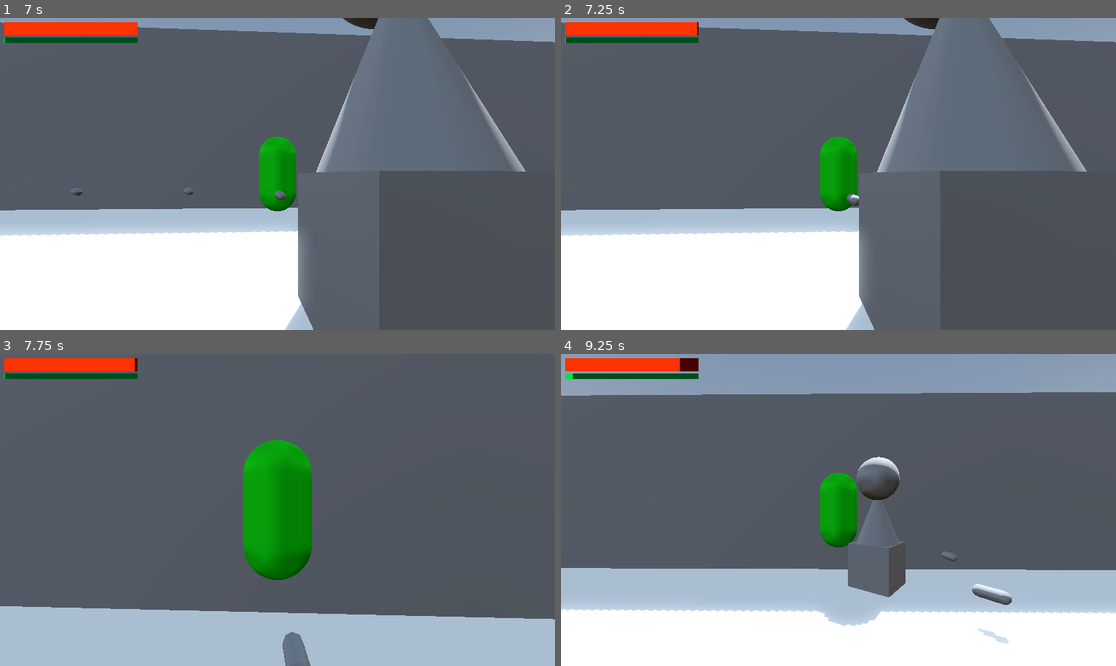
Above: before the commit, frames 1-4 (two rows, left to right).
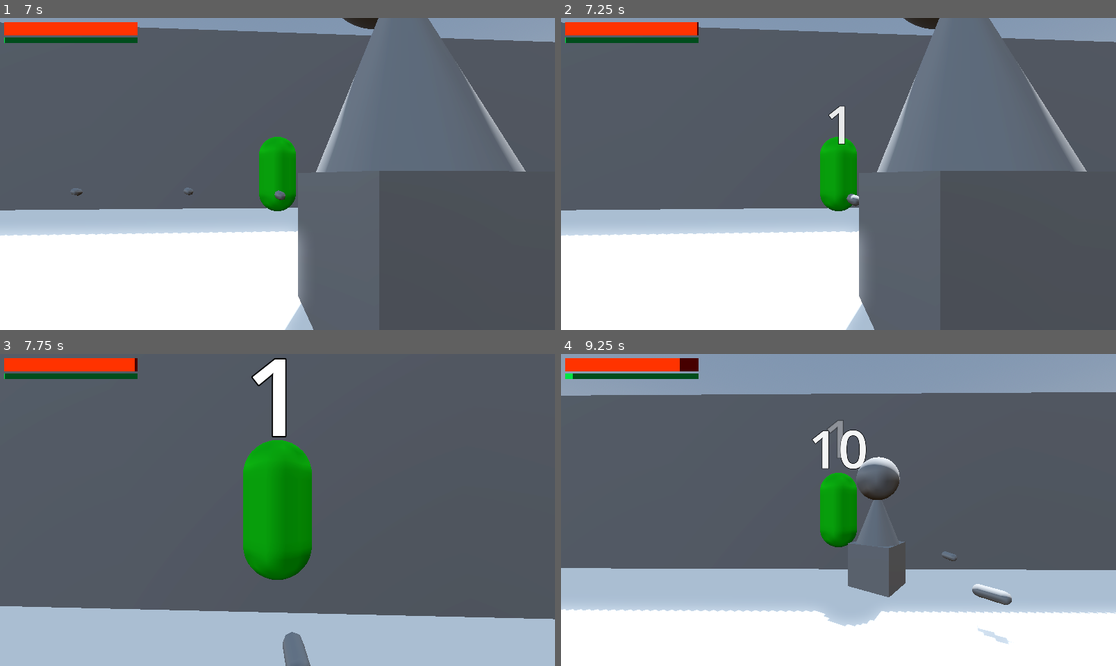
Above: after the commit, the same moments.

Repository: TylerPederson/effort
Game: Godot game, scene res://Spikes/sandbox_level_spikes.tscn
Same seed, same stepped clock (60 frames per second), same inputs: the game is played once before the commit and once after it. This scene is started directly instead of the project's main scene.
Inputs (mouse positions are in pixels of both pictures, inside the frame that each line leads up to):
- Up to frame 1 (7 s): tap Enter (ui_accept) at 0.5 s; move the mouse to (305, 174) at 0.52 s; hold Right mouse button (combat_alternative) 0.53-1.28 s; hold W (move_forward) 0.53-5.78 s; tap Space (move_jump) at 0.77, 1.52, 3.02, 3.77, 4.52, 6.02, 6.77 s; move the mouse to (249, 174) at 1.27 s; click (249, 174) at 1.35 s; move the mouse to (288, 167) at 2.02 s; hold Shift (move_sprint) 2.03-2.78 s; move the mouse to (271, 180) at 2.77 s; right-click (271, 180) at 2.85 s; move the mouse to (316, 177) at 3.52 s; press the mouse at (316, 177) at 3.53 s; move the mouse to (233, 170) at 4.27 s; release the mouse at (233, 170) at 4.28 s; tap Shift (move_sprint) at 4.35 s; move the mouse to (283, 174) at 5.02 s; hold Right mouse button (combat_alternative) 5.03-5.78 s; move the mouse to (255, 167) at 5.77 s; hold D (move_right) 5.78-6.53 s; click (255, 167) at 5.85 s; move the mouse to (305, 174) at 6.52 s; hold W (move_forward) from 6.53 s (still down); hold Shift (move_sprint) from 6.53 s (still down)
- Up to frame 2 (7.25 s): keep holding W (move_forward); keep holding Shift (move_sprint)
- Up to frame 3 (7.75 s): keep holding W (move_forward); move the mouse to (249, 510) at 7.27 s; release Shift (move_sprint) at 7.28 s; right-click (249, 510) at 7.35 s; tap Space (move_jump) at 7.52 s
- Up to frame 4 (9.25 s): move the mouse to (849, 503) at 8.02 s; press the mouse at (849, 503) at 8.03 s; move the mouse to (832, 516) at 8.77 s; release W (move_forward) at 8.78 s; release the mouse at (832, 516) at 8.78 s; hold A (move_left) from 8.78 s (still down); tap Shift (move_sprint) at 8.85 s; tap Space (move_jump) at 9.02 s

Frame 1 is identical in both runs. In frame 2, 0.2% of the frame differs, in the area x 48-52%, y 28-41%; in frame 3, 0.9%, in the area x 45-52%, y 1-27%; in frame 4, 0.7%.

Commit message:
Add marker3d to player and enemyt
Now when the player and enemies take damage, they will display damage numbers

Diff:
--- a/Enemy/enemy.tscn
+++ b/Enemy/enemy.tscn
@@ -79,6 +79,9 @@
 transform = Transform3D(1, 0, 0, 0, 1, 0, 0, 0, 1, 0, 1.5, 0)
 shape = SubResource("CapsuleShape3D_m6jha")
 
+[node name="Marker3D" type="Marker3D" parent="."]
+transform = Transform3D(1, 0, 0, 0, 1, 0, 0, 0, 1, -0.4197489, 2.1441524, -0.6601864)
+
 [connection signal="death" from="HealthComponent" to="." method="_on_health_component_death"]
 [connection signal="body_entered" from="Area3D" to="." method="_on_area_3d_body_entered"]
 [connection signal="body_exited" from="Area3D" to="." method="_on_area_3d_body_exited"]
--- a/action_player.tscn
+++ b/action_player.tscn
@@ -41,7 +41,6 @@
 spring_length = 5.5
 
 [node name="Camera3D" type="Camera3D" parent="SpringArm3D"]
-transform = Transform3D(1, 0, 0, 0, 1, 0, 0, 0, 1, 0, 0, 0)
 
 [node name="HorizontalPivot" type="Node3D" parent="."]
 
@@ -78,6 +77,9 @@
 script = ExtResource("10_rhe7v")
 metadata/_custom_type_script = "uid://cntmhak4bdieh"
 
+[node name="Marker3D" type="Marker3D" parent="."]
+transform = Transform3D(1, 0, 0, 0, 1, 0, 0, 0, 1, 0, 0.9088831, 0.6025256)
+
 [connection signal="perform_attack" from="." to="Attack_Component" method="_on_attack_action"]
 [connection signal="health_change" from="Health_Component" to="Basic_HUD" method="_on_health_component_health_change"]
 [connection signal="stamina_change" from="Stamina_Component" to="Basic_HUD" method="_on_stamina_component_stamina_change"]
--- a/stats-and-combat/Components/health_component.gd
+++ b/stats-and-combat/Components/health_component.gd
@@ -44,7 +44,7 @@
 
 	current_hp -= damage
 	print("Took damage: ", damage)
-	if get_parent().get_node("Marker3D"):
+	if get_parent().get_node_or_null("Marker3D"):
 		var display_damage = damage_numbers.instantiate()
 		get_parent().add_child(display_damage)
 		display_damage.global_position = get_parent().get_node("Marker3D").global_position
Not shown, changed: Textures/cobblestone.png.import
Not shown, changed: Textures/wall.png.import
